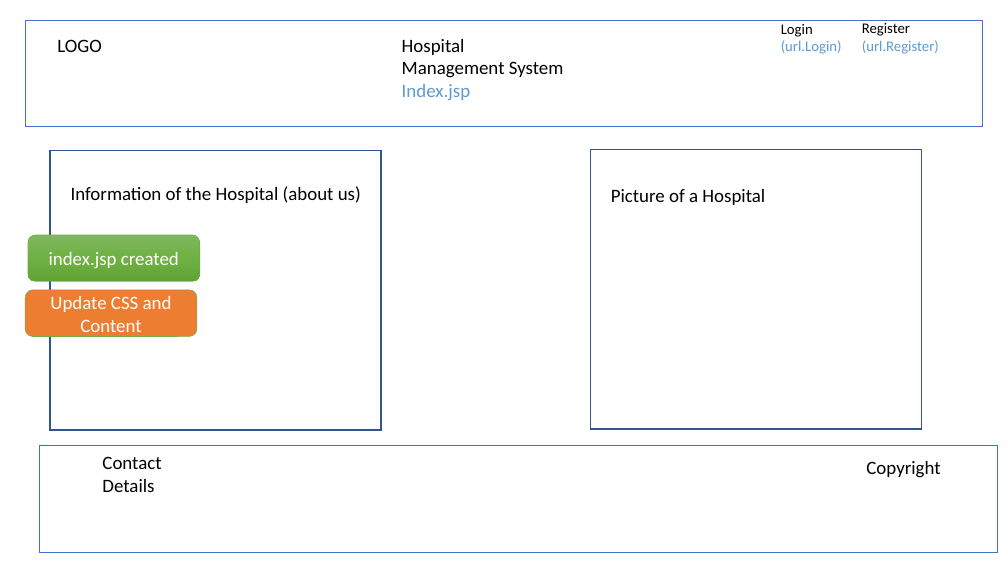
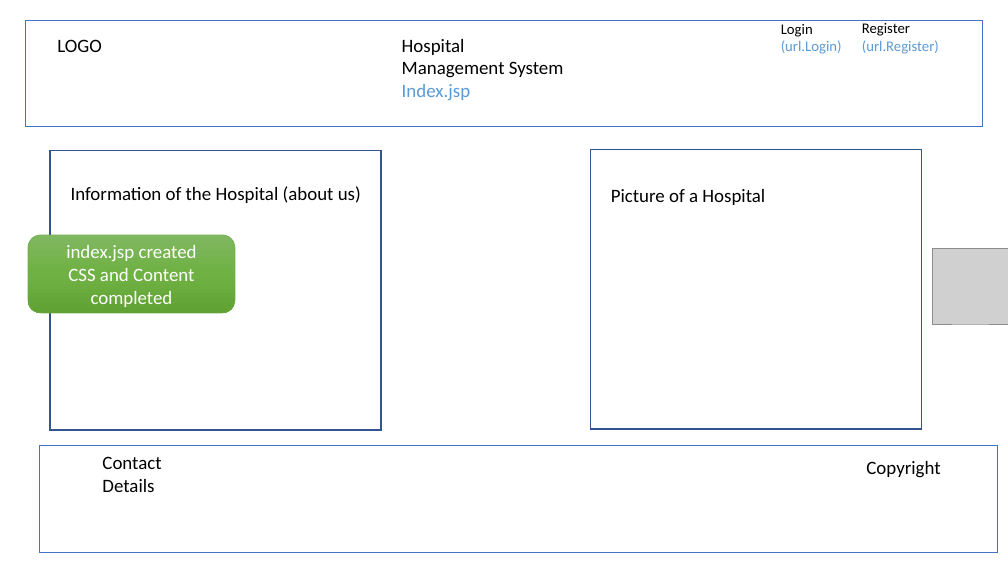
Before and after one commit to aaliceinw/ttagn2, a slide deck: slide 1 of Hospital Management Designv2.pptx. Drawn at 1008x567 pixels with LibreOffice and Linux fonts; fonts in the diff are those of the drawing; grey boxes stand for pictures. Boxes give left, top, right and bottom in pixels: in the first picture for what was removed or moved away, otherwise in the second. Text is boxed around its words. In the diff, an @@ line names an element or a change of style, - is before the commit and + after.

```diff
--- a/Hospital Management Designv2.pptx
+++ b/Hospital Management Designv2.pptx
@@ rounded rectangle "index.jsp created": place and size @@
-rounded rectangle "index.jsp created" at (28, 235, 200, 282)
+rounded rectangle "index.jsp created" at (28, 235, 235, 313)
@@ text in rounded rectangle at (68, 268, 194, 307): paragraph added @@
+CSS and Content completed
@@ picture added at (932, 249, 1008, 324) @@
@@ rounded rectangle removed at (25, 290, 197, 337) @@
-Update CSS and Content
```
Also in this commit, not shown: 10 other slides changed, 2 slides removed, 1 other file.
